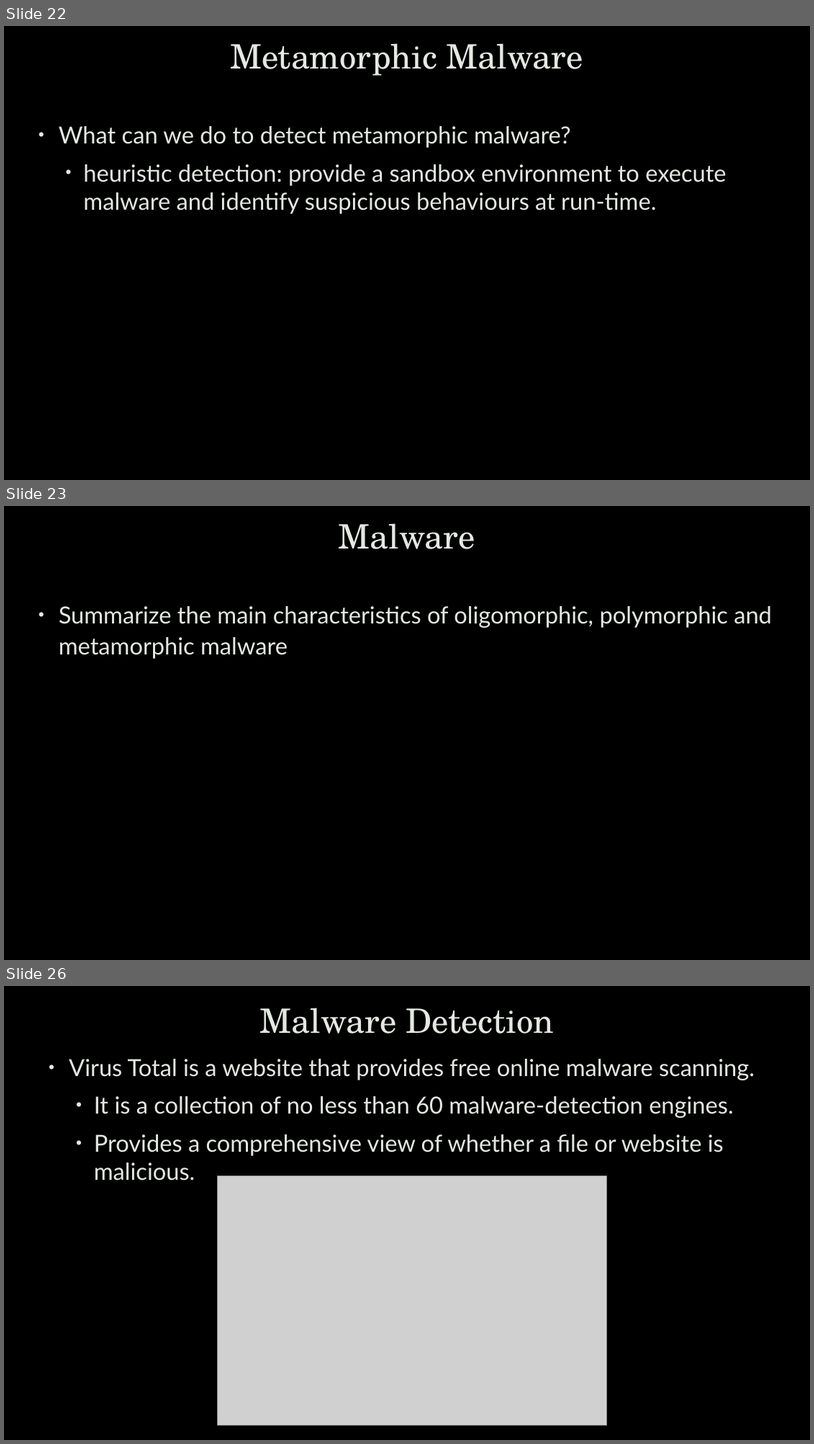
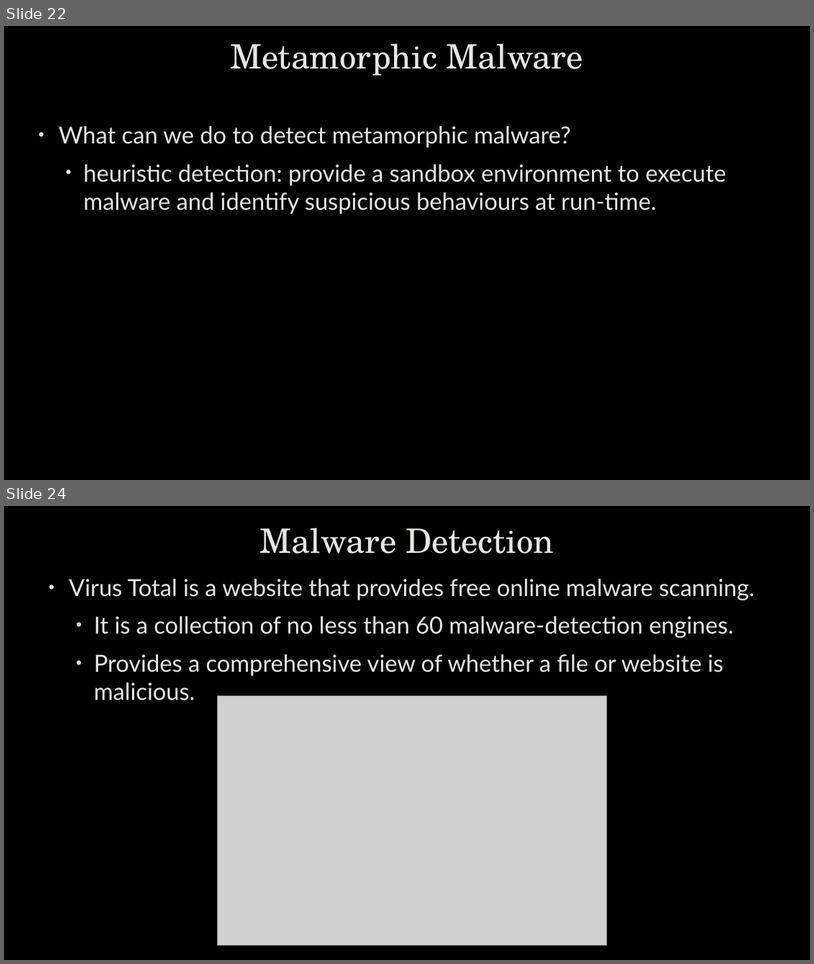
Before and after one commit to robert-mcknight/citx1003, a slide deck: cits1003-lecture_slides/CITS1003-5 Threats - exercises.pptx. Shown one above the other, each under a label of ours: slides 22, 23 and 26 before the commit, slides 22 and 24 after it; the slides between them are not shown. The pictures are 814x1444 and 814x964 pixels, drawn with LibreOffice and Linux fonts; fonts in the diff are those of the drawing; grey boxes stand for pictures; background and template pictures are left out. Boxes give left, top, right and bottom in pixels: in the first picture for what was removed or moved away, otherwise in the second. Text is boxed around its words. In the diff, an @@ line names an element or a change of style, - is before the commit and + after.

```diff
--- a/cits1003-lecture_slides/CITS1003-5 Threats - exercises.pptx
+++ b/cits1003-lecture_slides/CITS1003-5 Threats - exercises.pptx
@@ slide 23 removed at (4,506,810,960), background picture (left out) @@
@@ title removed at (339,523,476,549) @@
-Malware
@@ text removed at (59,606,772,659) @@
-• Summarize the main characteristics of oligomorphic, polymorphic and metamorphic malware
@@ what was slide 26 is now slide 24 @@
```
Also in this commit, not shown: 2 slides changed, 10 other slides removed, 7 other files.
